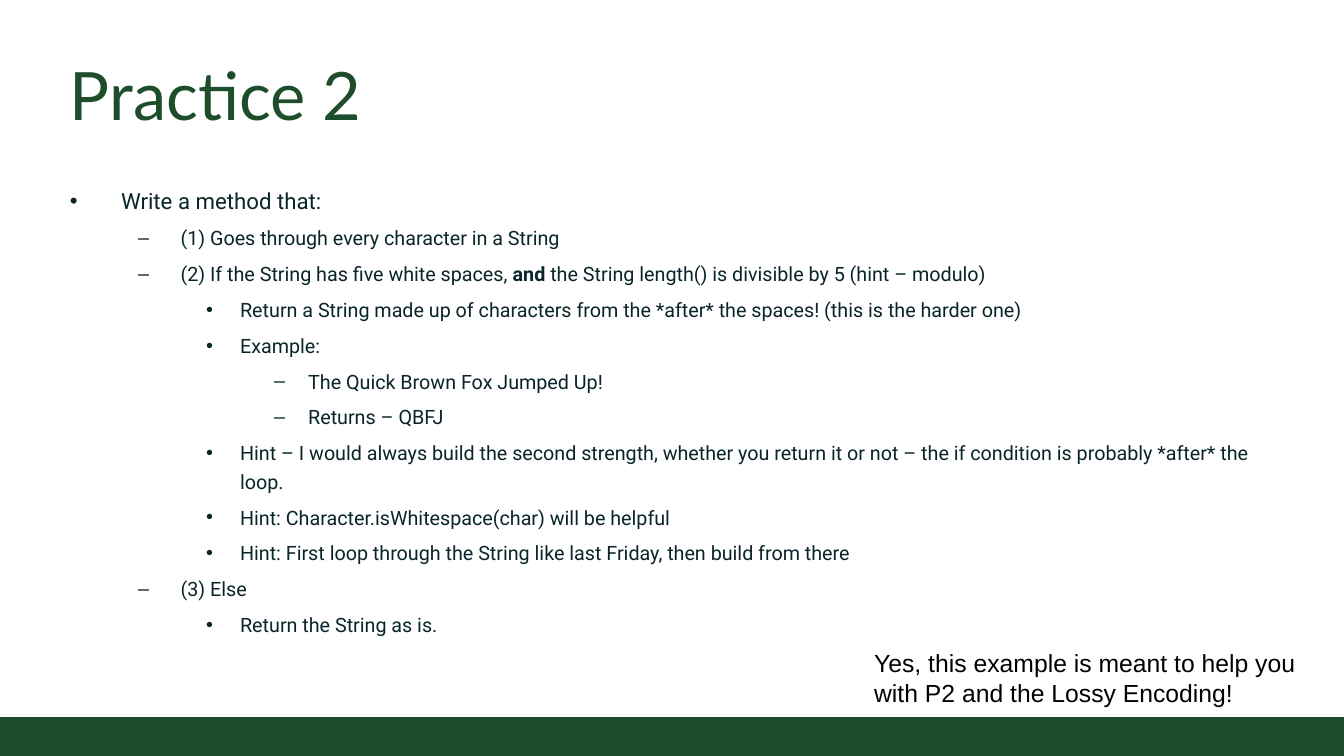
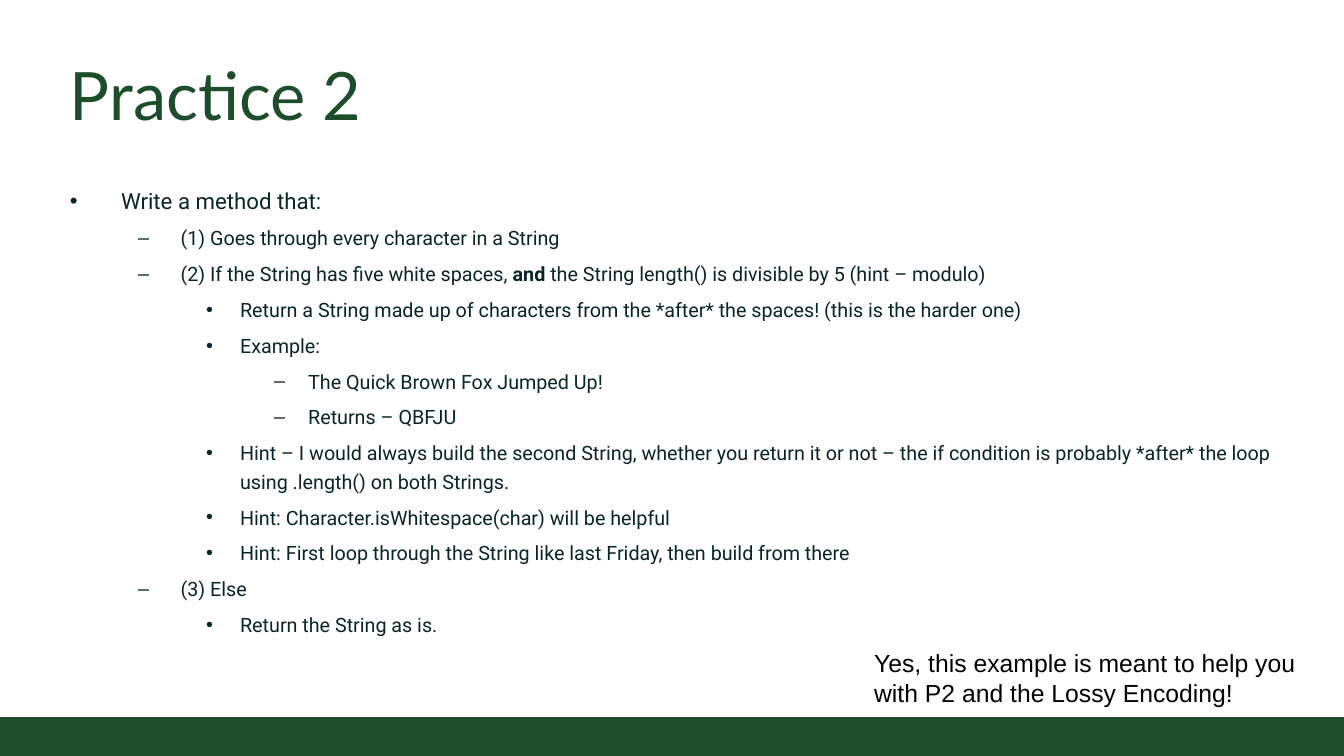
Before and after one commit to CSU-CompSci-CS163-4/Handouts, a slide deck: slide 7 of slides/On-Campus/06_01_LogicalOperators.pptx. Drawn at 1344x756 pixels with LibreOffice and Linux fonts; fonts in the diff are those of the drawing; background and template pictures are left out. Boxes give left, top, right and bottom in pixels: in the first picture for what was removed or moved away, otherwise in the second. Text is boxed around its words. In the diff, an @@ line names an element or a change of style, - is before the commit and + after.

```diff
--- a/slides/On-Campus/06_01_LogicalOperators.pptx
+++ b/slides/On-Campus/06_01_LogicalOperators.pptx
@@ text at [240, 409, 1270, 493]: text changed @@
-      – Returns – QBFJ
-    • Hint – I would always build the second strength, whether you return it or not – the if condition is probably *after* the loop.
+      – Returns – QBFJU
+    • Hint – I would always build the second String, whether you return it or not – the if condition is probably *after* the loop using .length() on both Strings.
```
Also in this commit, not shown: 2 other slides changed.
